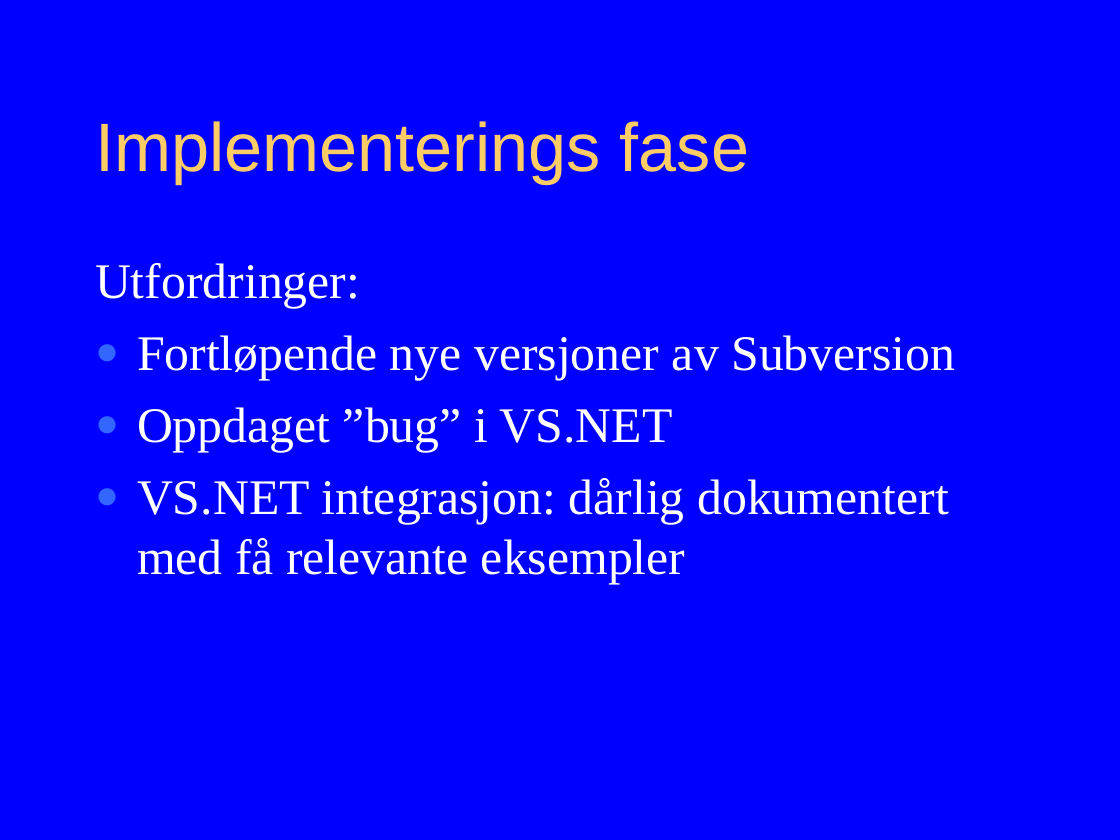
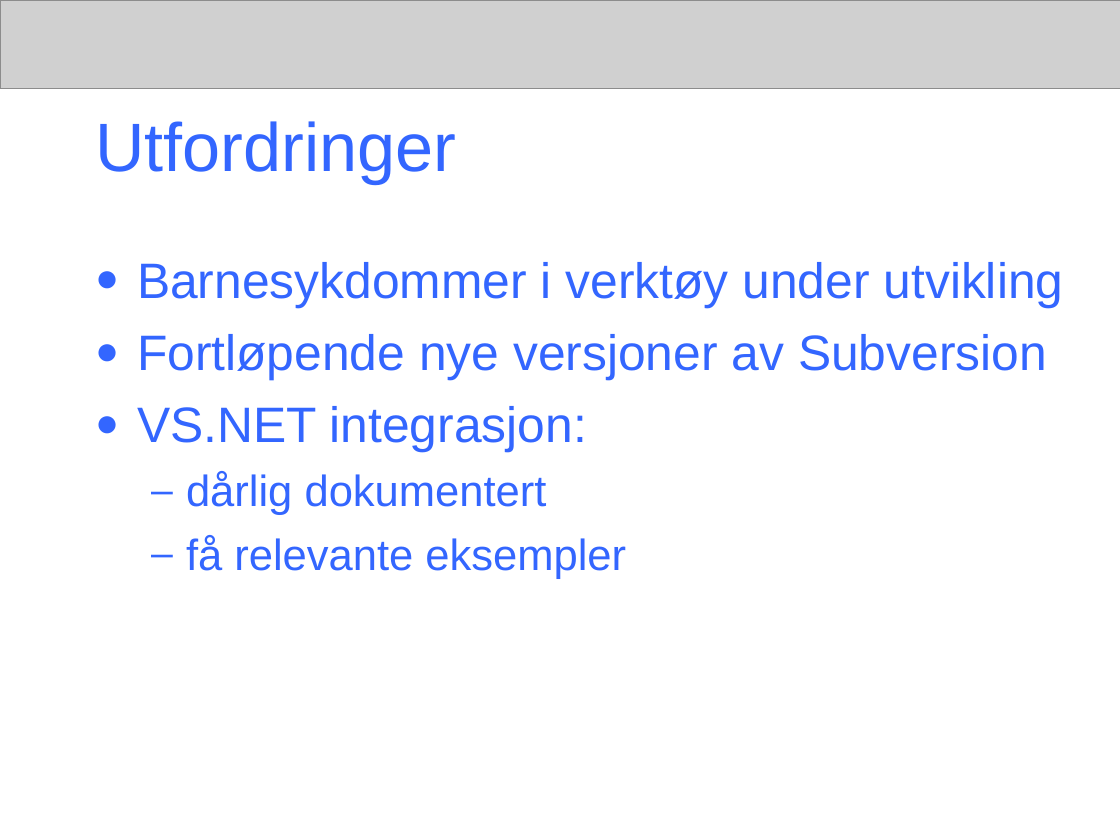
Before and after one commit to AnkhSVN/AnkhSVN, a slide deck: slide 21 of doc/powerpoint/Subversion_addin_for_VS.NET.ppt (slide 18 before the commit). Drawn at 1120x840 pixels with LibreOffice and Linux fonts; fonts in the diff are those of the drawing; grey boxes stand for pictures. Boxes give left, top, right and bottom in pixels: in the first picture for what was removed or moved away, otherwise in the second. Text is boxed around its words. In the diff, an @@ line names an element or a change of style, - is before the commit and + after.

Commit message:
The presentation contain:
* Title of final project, name of authors
* Background
- Revision control: wc, revision, repository to be explained
- Subversion
- CollabNet
- VS.NET
- Aim of the final project

*Content
- Functionality of NSvn
- Navigation model of Ankh
- What can Ankh do?
- Example of how Ankh works: Manual demo performed at school PC
- Ankh Help: Manual demo performed at school PC
- Improvements of GUI
- Testing of Ankh
- Challenges and development environment
- Conclusion

White background, "ankh header" without letters or symbol

```diff
--- a/doc/powerpoint/Subversion_addin_for_VS.NET.ppt
+++ b/doc/powerpoint/Subversion_addin_for_VS.NET.ppt
@@ background #0000FF to #FFFFFF @@
@@ picture added at (x1=0, y1=0, x2=1120, y2=88) @@
@@ title at (x1=95, y1=121, x2=456, y2=184): text changed; text colour #FFCC66 to #3366FF @@
-Implementerings fase
+Utfordringer
@@ text at (x1=137, y1=262, x2=1064, y2=308): text changed; font Times New Roman to Arial; text colour #FFFFFF to #3366FF @@
-Utfordringer:
+● Barnesykdommer i verktøy under utvikling
@@ text at (x1=137, y1=334, x2=1047, y2=380): font Times New Roman to Arial, text colour #FFFFFF to #3366FF in "Fortløpende nye versjoner av Subversion" @@
@@ text at (x1=137, y1=406, x2=626, y2=579): text changed; size 32 to 28 pt; font Times New Roman to Arial; text colour #FFFFFF to #3366FF @@
-● Oppdaget ”bug” i VS.NET
-● VS.NET integrasjon: dårlig dokumentert med få relevante eksempler
+● VS.NET integrasjon:
+  – dårlig dokumentert
+  – få relevante eksempler
```
Also in this commit, not shown: 12 other slides changed, 9 slides added, 7 slides removed.
